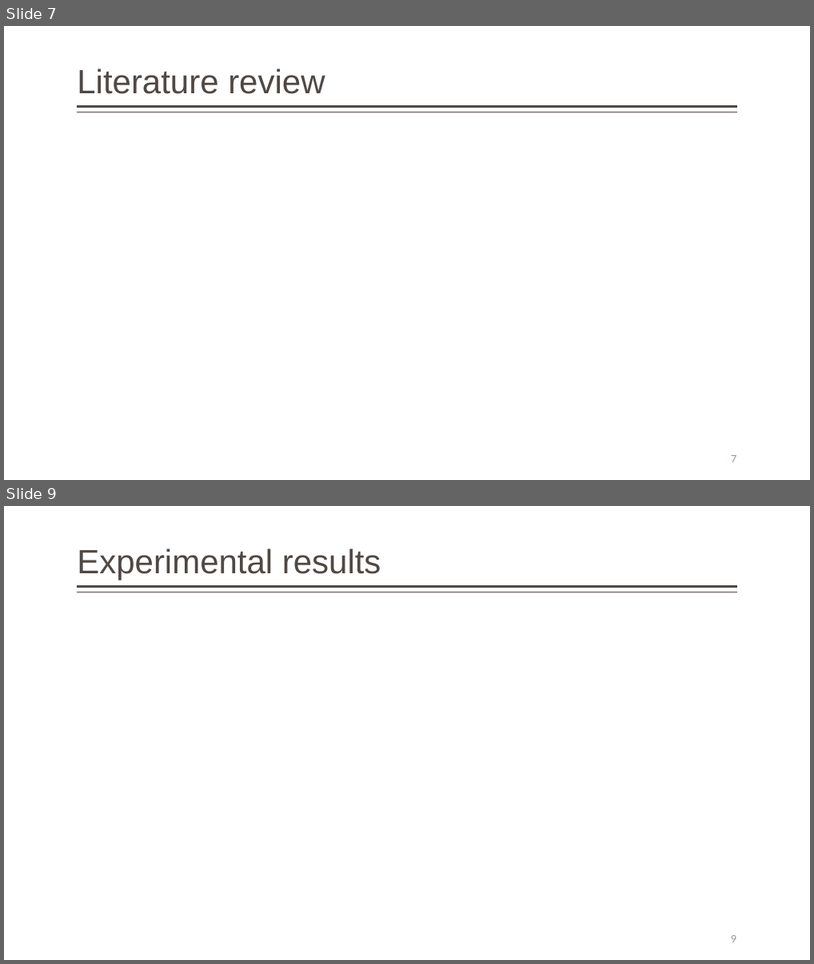
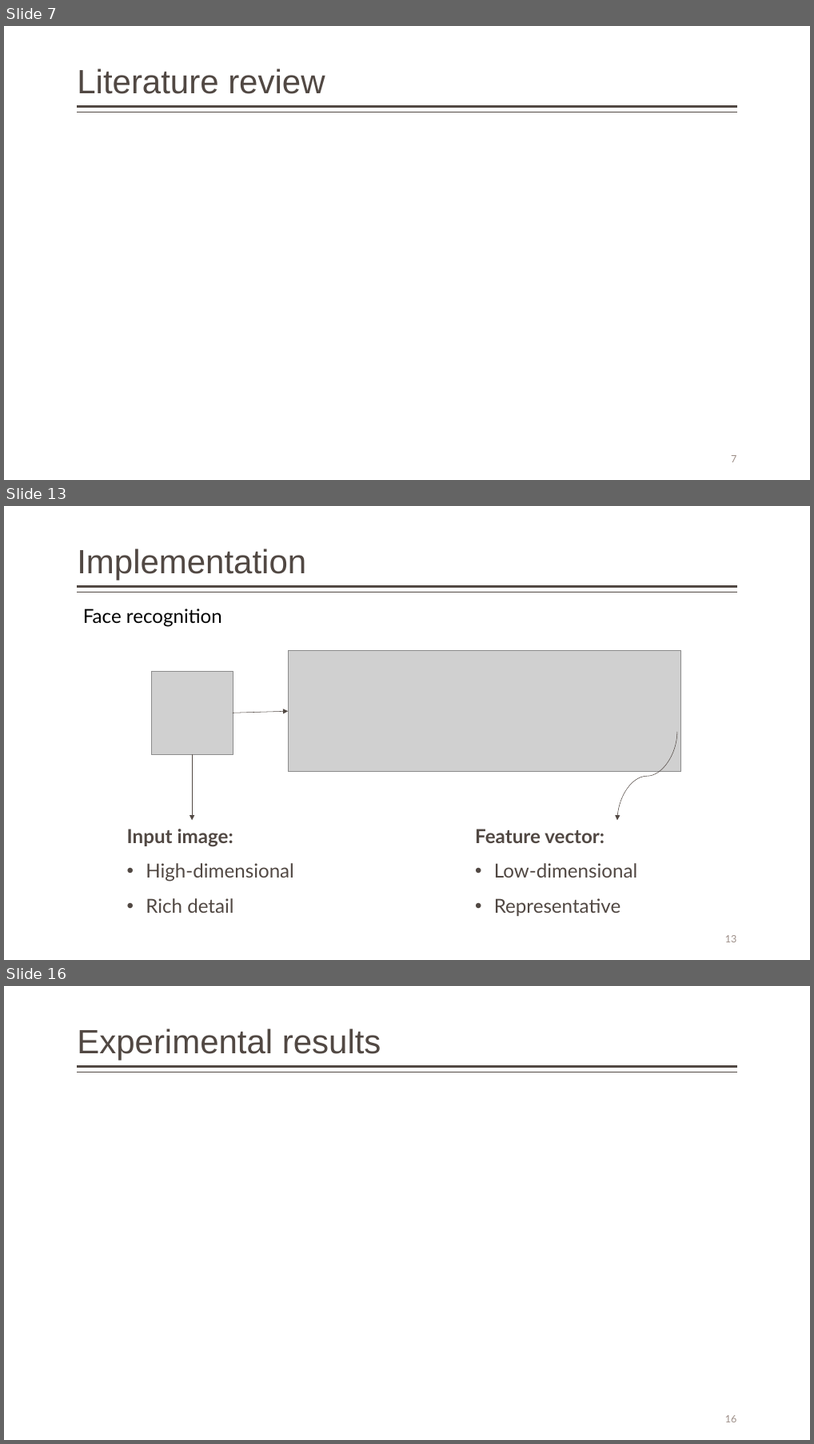
Before and after one commit to Gitworkarboy/Face-Attendance-System, a slide deck: presentation/face-attendance-2018.pptx. Shown one above the other, each under a label of ours: slides 7 and 9 before the commit, slides 7, 13 and 16 after it; the slides between them are not shown. The pictures are 814x964 and 814x1444 pixels, drawn with LibreOffice and Linux fonts; fonts in the diff are those of the drawing; grey boxes stand for pictures. Boxes give left, top, right and bottom in pixels: in the first picture for what was removed or moved away, otherwise in the second. Text is boxed around its words. In the diff, an @@ line names an element or a change of style, - is before the commit and + after.

```diff
--- a/presentation/face-attendance-2018.pptx
+++ b/presentation/face-attendance-2018.pptx
@@ slide 13 added at (4,506,810,960), background #FFFFFF; not listed: 2 template elements that a slide beside it also shows @@
@@ title added at (77,548,306,580), 40 pt, text #514843 @@
+Implementation
@@ text added at (83,608,222,627), 23 pt, text #000000 @@
+Face recognition
@@ picture added at (152,671,233,755) @@
@@ picture added at (288,651,682,772) @@
@@ arrow added from (233, 713) to (288, 711), #514843 0.5 pt @@
@@ curved arrow added from (678, 732) to (618, 820), #514843 0.5 pt @@
@@ arrow added from (192, 755) to (192, 820), #514843 0.5 pt @@
@@ text added at (127,828,294,912), 23 pt, text #514843 @@
+Input image:
+• High-dimensional
+• Rich detail
@@ text added at (475,828,638,916), 23 pt, text #514843 @@
+Feature vector:
+• Low-dimensional
+• Representative
@@ page number added at (726,935,738,942), 12 pt, text #9D8F88 @@
+13
@@ what was slide 9 is now slide 16 @@
@@ page number at (726,1415,738,1422): text changed @@
-9
+16
```
Also in this commit, not shown: 2 slides changed, 8 other slides added, 1 slide removed, 8 other files.
